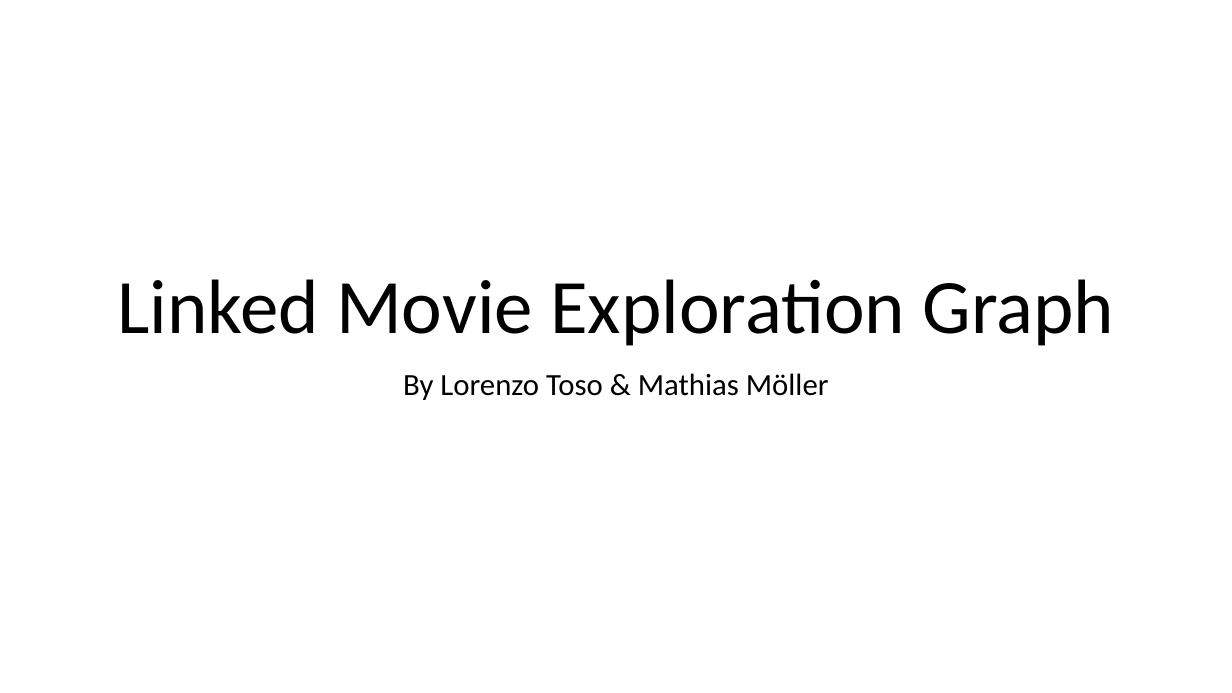
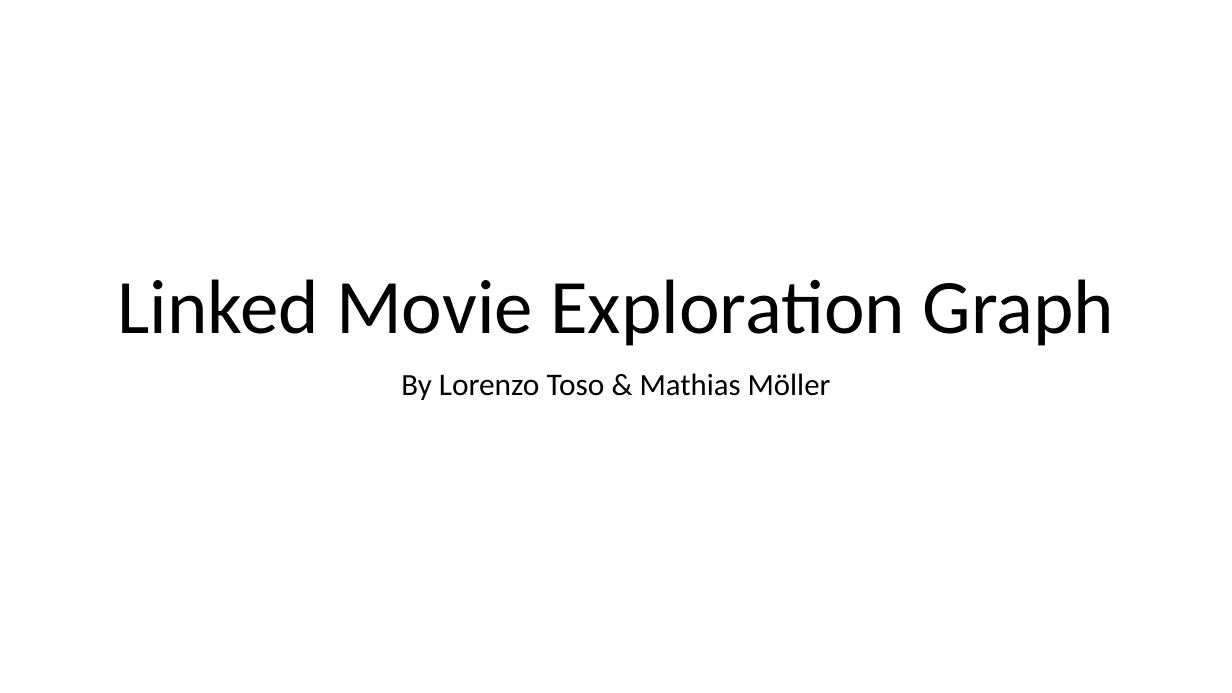
Before and after one commit to mathiasmoeller/LinkedMovieApp, a slide deck: slide 1 of Linked Movie Exploration Graph.pptx. Drawn at 1232x693 pixels with LibreOffice and Linux fonts; fonts in the diff are those of the drawing; background and template pictures are left out. Boxes give left, top, right and bottom in pixels: in the first picture for what was removed or moved away, otherwise in the second. Text is boxed around its words. In the diff, an @@ line names an element or a change of style, - is before the commit and + after.

```diff
--- a/Linked Movie Exploration Graph.pptx
+++ b/Linked Movie Exploration Graph.pptx
@@ subtitle "By Lorenzo Toso & Mathias ..." at (401, 373, 831, 400): size 24 to 24.5 pt in "Lorenzo Toso" @@
```
Also in this commit, not shown: 2 other slides changed, 1 slide added, 3 slides removed.
